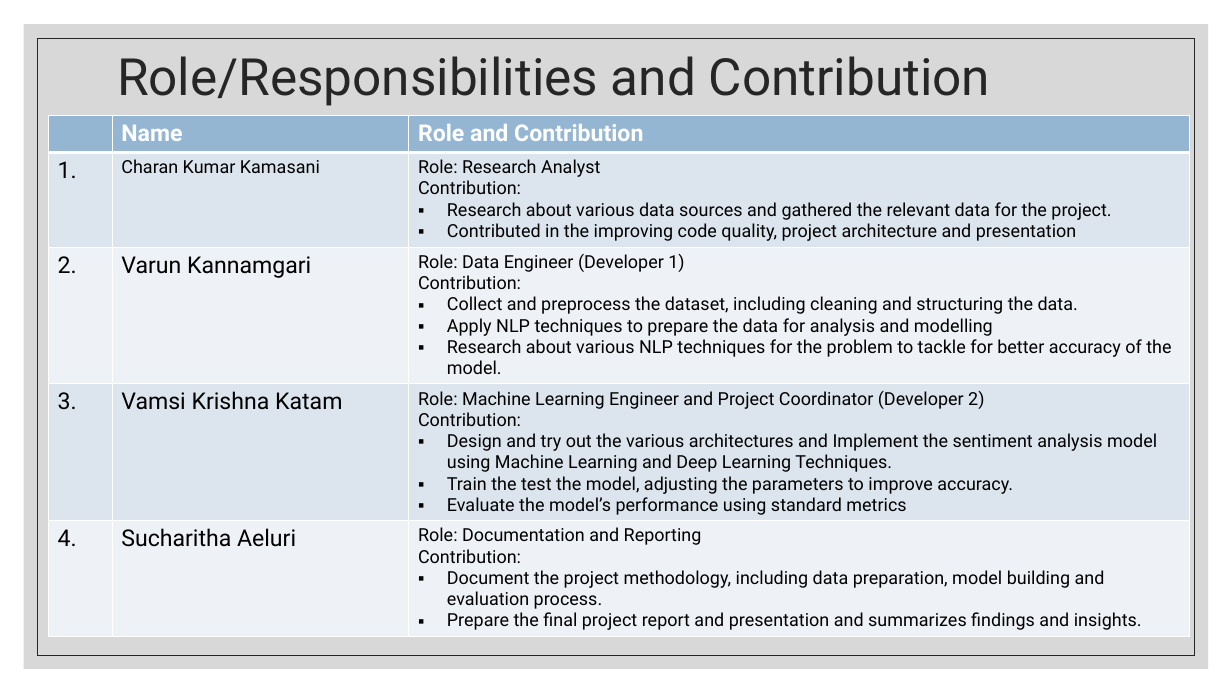
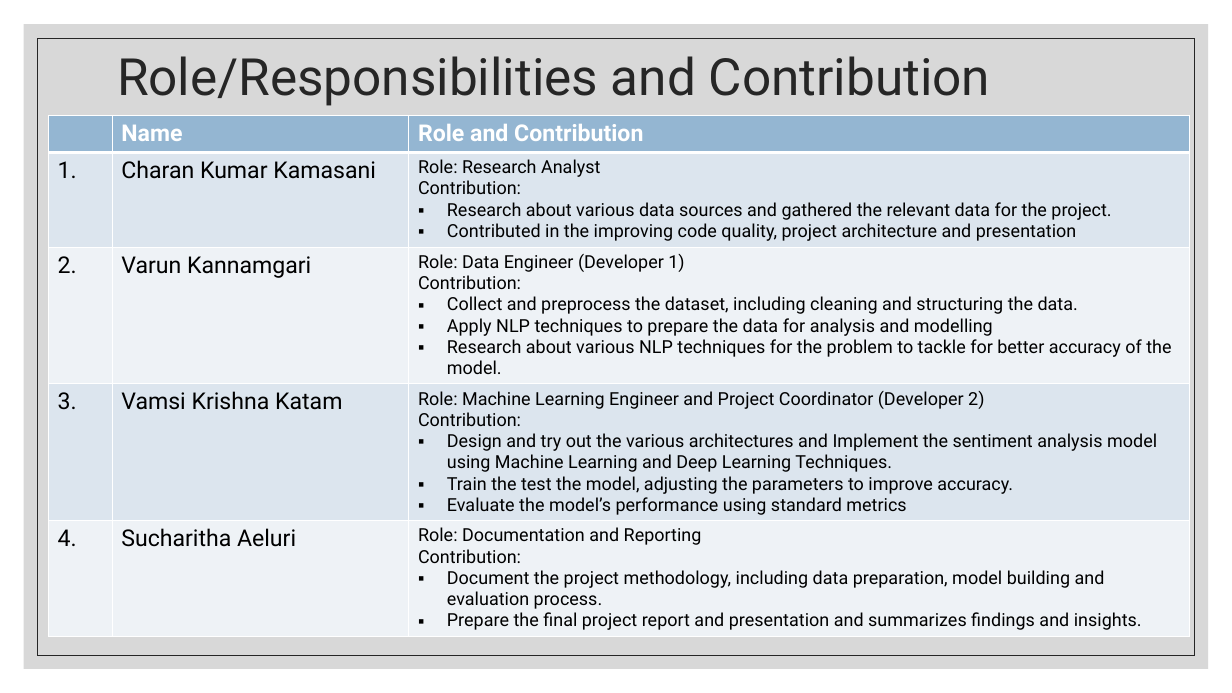
Before and after one commit to kvamsi7/mscs, a slide deck: slide 3 of CS5720-Neural Network and Deep Learning/NN_Final_Project/Documentation/Project Presentation.pptx. Drawn at 1232x693 pixels with LibreOffice and Linux fonts; fonts in the diff are those of the drawing. Boxes give left, top, right and bottom in pixels: in the first picture for what was removed or moved away, otherwise in the second. Text is boxed around its words. In the diff, an @@ line names an element or a change of style, - is before the commit and + after.

Commit message:
Add ppt

```diff
--- a/CS5720-Neural Network and Deep Learning/NN_Final_Project/Documentation/Project Presentation.pptx
+++ b/CS5720-Neural Network and Deep Learning/NN_Final_Project/Documentation/Project Presentation.pptx
@@ table at box(48, 116, 1189, 642) @@
@@ size 14 to 18 pt in "Charan Kumar Kamasani" @@
```
Also in this commit, not shown: 1 other slide changed.
